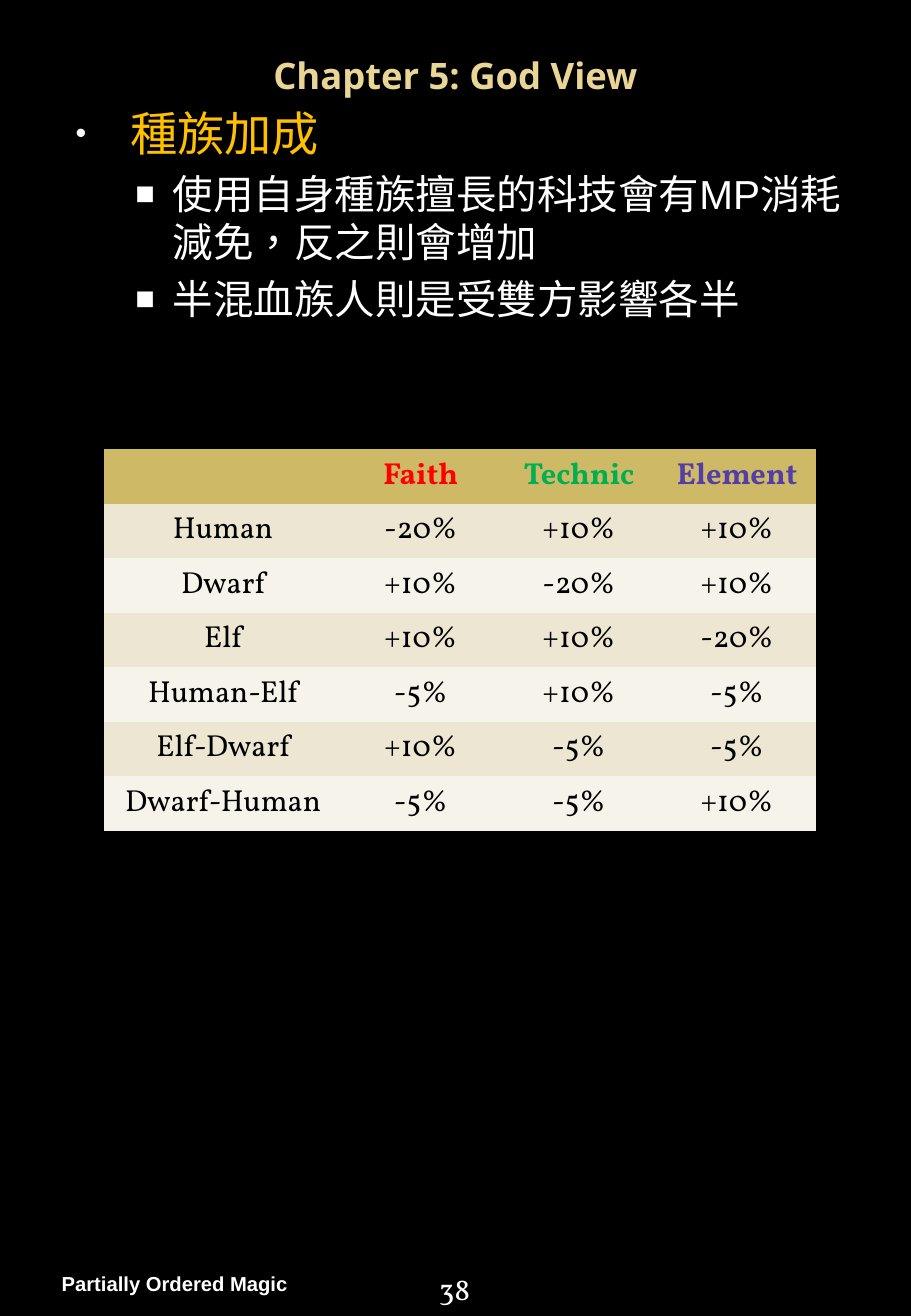
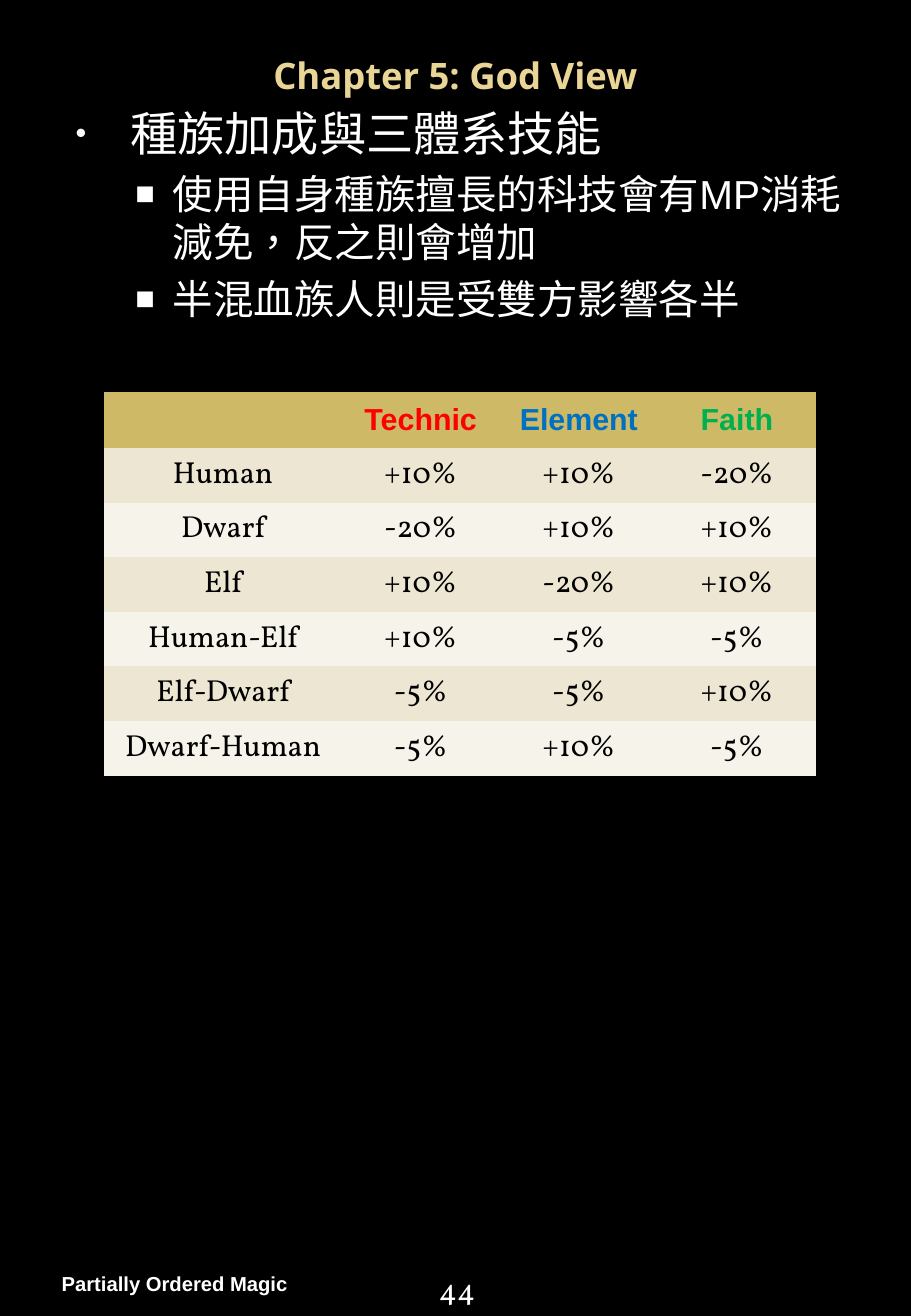
Before and after one commit to PartiallyOrderedMagic/PartiallyOrderedMagic.github.io, a slide deck: slide 45 of MyGame/Partially Ordered Magic Handbook.pptx (slide 39 before the commit). Drawn at 911x1316 pixels with LibreOffice and Linux fonts; fonts in the diff are those of the drawing; background and template pictures are left out. Boxes give left, top, right and bottom in pixels: in the first picture for what was removed or moved away, otherwise in the second. Text is boxed around its words. In the diff, an @@ line names an element or a change of style, - is before the commit and + after.

```diff
--- a/MyGame/Partially Ordered Magic Handbook.pptx
+++ b/MyGame/Partially Ordered Magic Handbook.pptx
@@ text at [130,111,602,155]: text changed; text colour #FFC000 to #FFFFFF @@
-• 種族加成
+• 種族加成與三體系技能
@@ table at [104,392,815,766] @@
-row 1:  | Faith | Technic | Element
+row 1:  | Technic | Element | Faith
-row 2, column 2: -20%
+row 2, column 2: +10%
-row 2, column 4: +10%
+row 2, column 4: -20%
-row 3, column 2: +10%
+row 3, column 2: -20%
-row 3, column 3: -20%
+row 3, column 3: +10%
-row 4, column 3: +10%
+row 4, column 3: -20%
-row 4, column 4: -20%
+row 4, column 4: +10%
-row 5, column 2: -5%
+row 5, column 2: +10%
-row 5, column 3: +10%
+row 5, column 3: -5%
-row 6, column 2: +10%
+row 6, column 2: -5%
-row 6, column 4: -5%
+row 6, column 4: +10%
-row 7, column 3: -5%
+row 7, column 3: +10%
-row 7, column 4: +10%
+row 7, column 4: -5%
@@ table: place and size @@
-table at [104,449,815,821]
+table at [104,392,815,766]
@@ page number at [439,1284,475,1305]: text changed @@
-38
+44
```
Also in this commit, not shown: 19 other slides changed, 11 slides added, 1 other file.
